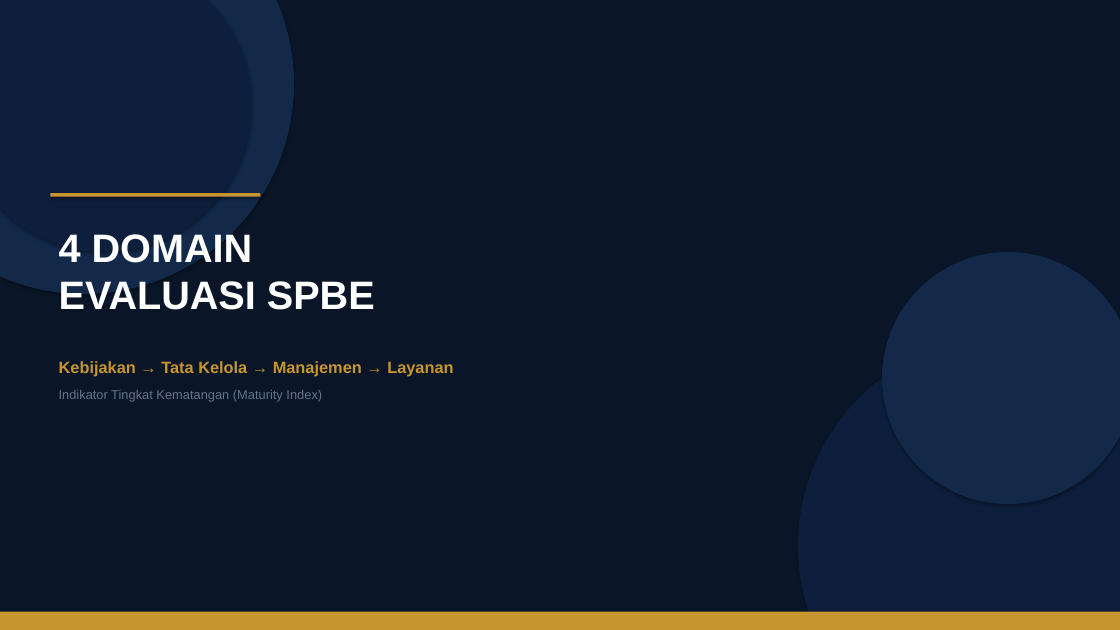
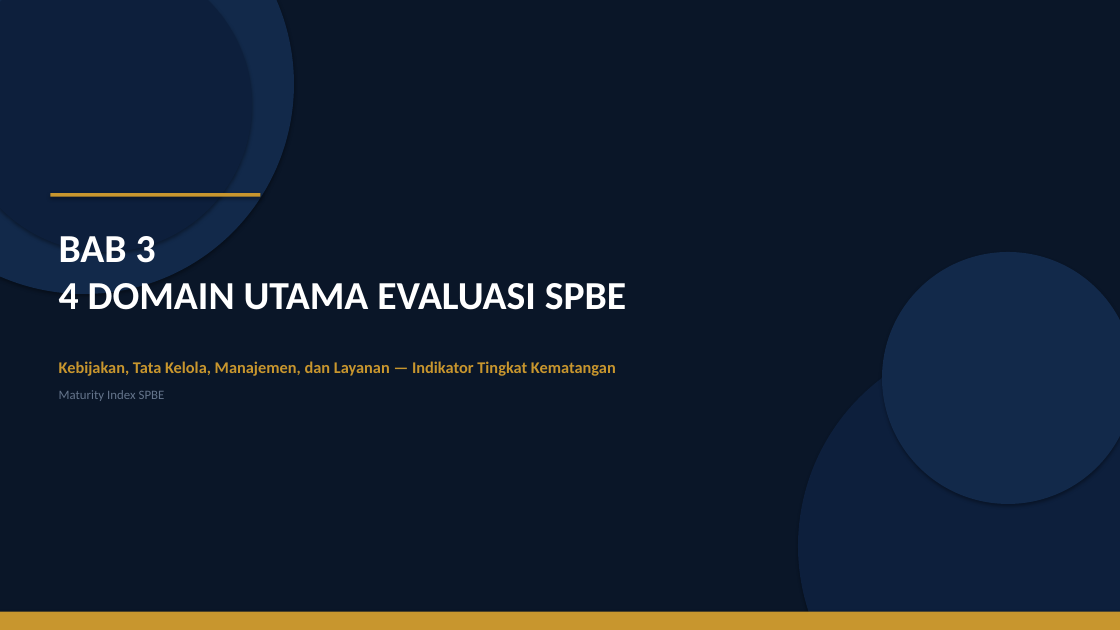
Before and after one commit to rahadiana/coba_ppt, a slide deck: slide 8 of SPBE_Transformasi_Birokrasi.pptx. Drawn at 1120x630 pixels with LibreOffice and Linux fonts; fonts in the diff are those of the drawing. Boxes give left, top, right and bottom in pixels: in the first picture for what was removed or moved away, otherwise in the second. Text is boxed around its words. In the diff, an @@ line names an element or a change of style, - is before the commit and + after.

Commit message:
update: SPBE Transformasi Birokrasi presentation (16 slide, konten lengkap)

```diff
--- a/SPBE_Transformasi_Birokrasi.pptx
+++ b/SPBE_Transformasi_Birokrasi.pptx
@@ text at box(59, 236, 626, 310): text changed; font Arial to Calibri @@
-4 DOMAIN
-EVALUASI SPBE
+BAB 3
+4 DOMAIN UTAMA EVALUASI SPBE
@@ text at box(59, 361, 616, 376): text changed; font Arial to Calibri @@
-Kebijakan → Tata Kelola → Manajemen → Layanan
+Kebijakan, Tata Kelola, Manajemen, dan Layanan — Indikator Tingkat Kematangan
@@ text at box(59, 390, 165, 401): text changed; font Arial to Calibri @@
-Indikator Tingkat Kematangan (Maturity Index)
+Maturity Index SPBE
```
Also in this commit, not shown: 14 other slides changed, 1 slide added, 1 slide removed.
